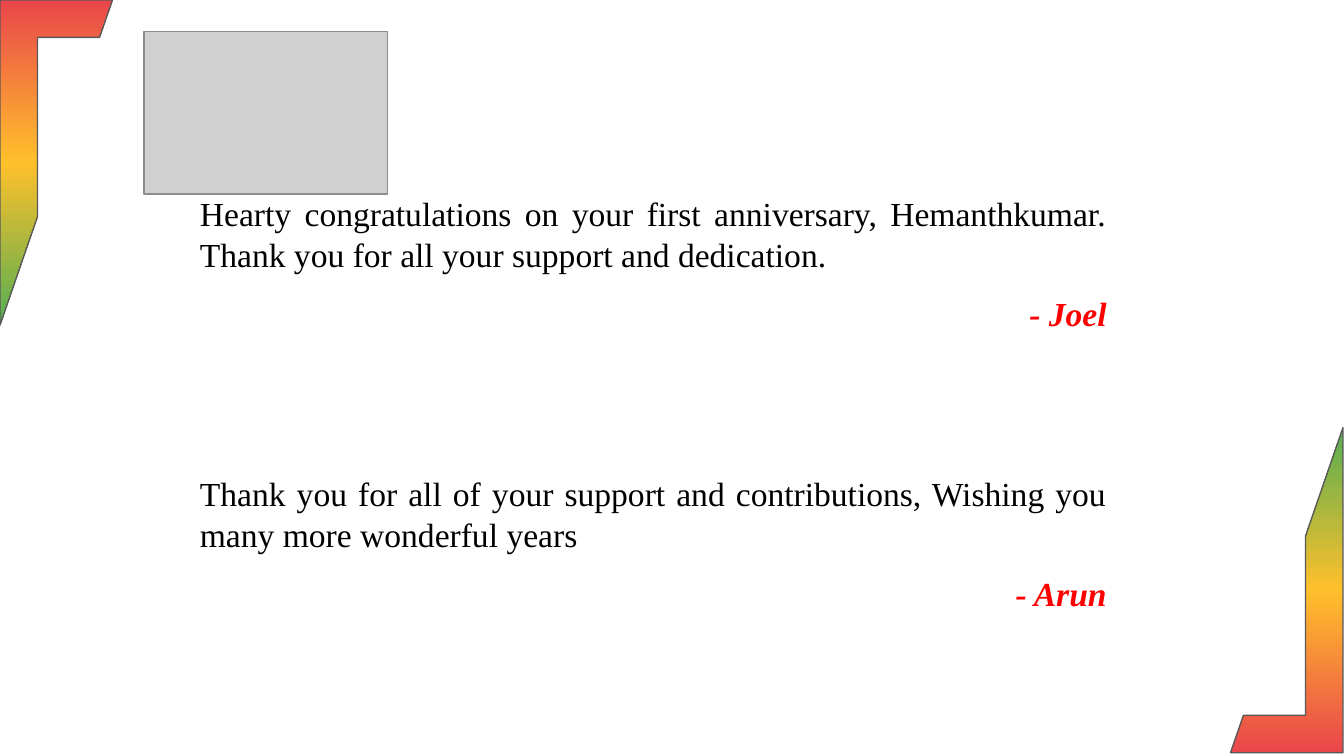
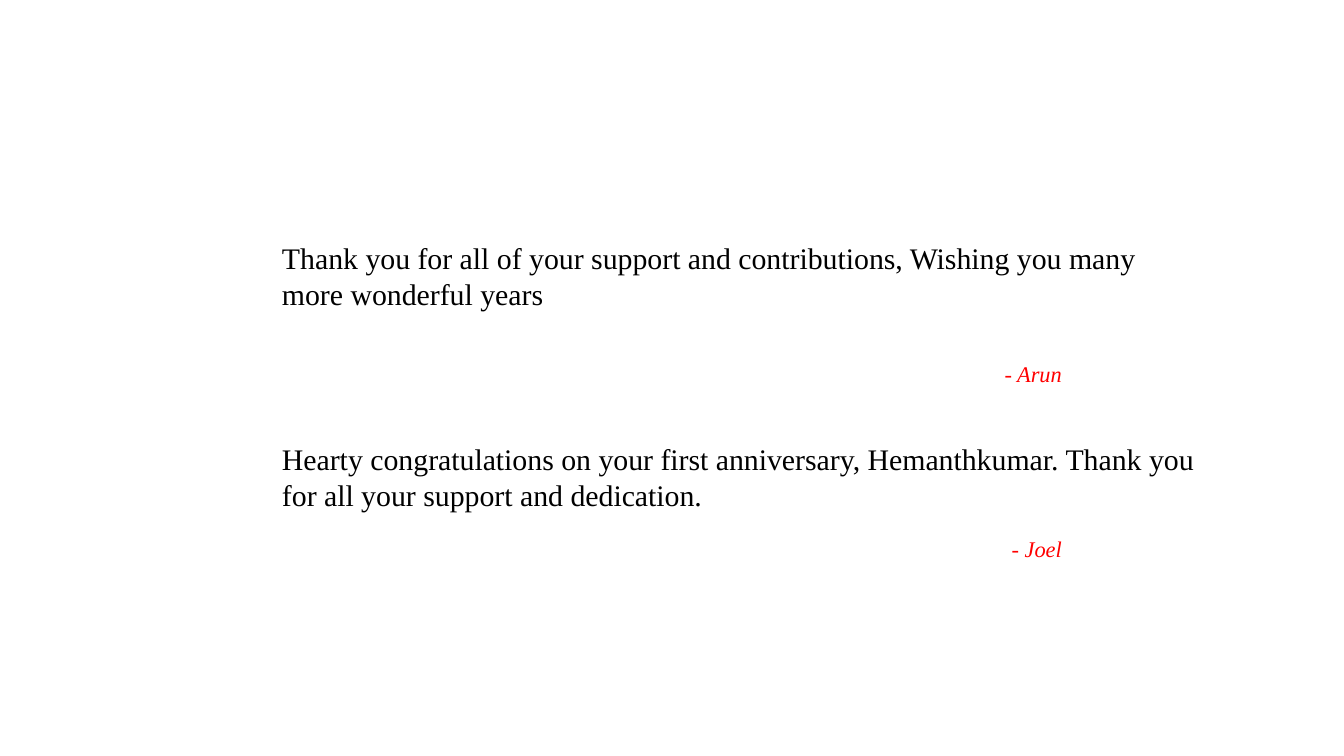
Before and after one commit to Harisudhan23/HR-automation-UI, a slide deck: slide 5 of media/Final_Anniversary_Presentation.pptx. Drawn at 1344x756 pixels with LibreOffice and Linux fonts; fonts in the diff are those of the drawing; grey boxes stand for pictures; background and template pictures are left out. Boxes give left, top, right and bottom in pixels: in the first picture for what was removed or moved away, otherwise in the second. Text is boxed around its words. In the diff, an @@ line names an element or a change of style, - is before the commit and + after.

```diff
--- a/media/Final_Anniversary_Presentation.pptx
+++ b/media/Final_Anniversary_Presentation.pptx
@@ half frame removed at [0, 0, 113, 325] @@
@@ picture removed at [144, 31, 388, 194] @@
@@ text "Thank you for all of ..." at [282, 248, 1135, 311]: size 18 to 16 pt; alignment justified to left @@
@@ text "Thank you for all of ...": place and size @@
-text "Thank you for all of ..." at [200, 482, 1105, 553]
+text "Thank you for all of ..." at [282, 248, 1135, 311]
@@ text "- Arun" at [1017, 367, 1062, 383]: size 18 to 12 pt, bold off @@
@@ text "- Arun": place and size @@
-text "- Arun" at [1034, 583, 1107, 607]
+text "- Arun" at [1017, 367, 1062, 383]
@@ text "Hearty congratulations on your first ...": place and size @@
-text "Hearty congratulations on your first ..." at [200, 202, 1105, 273]
+text "Hearty congratulations on your first ..." at [282, 449, 1194, 512]
@@ text "Hearty congratulations on your first ..." at [282, 449, 1194, 512]: size 18 to 16 pt; alignment justified to left @@
@@ half frame removed at [1231, 427, 1344, 753] @@
@@ text "- Joel": place and size @@
-text "- Joel" at [1049, 302, 1107, 327]
+text "- Joel" at [1025, 541, 1062, 558]
@@ text "- Joel" at [1025, 541, 1062, 558]: size 18 to 12 pt, bold off @@
```
Also in this commit, not shown: 8 other slides changed, 1 slide added, 3 slides removed, 4 other files.
